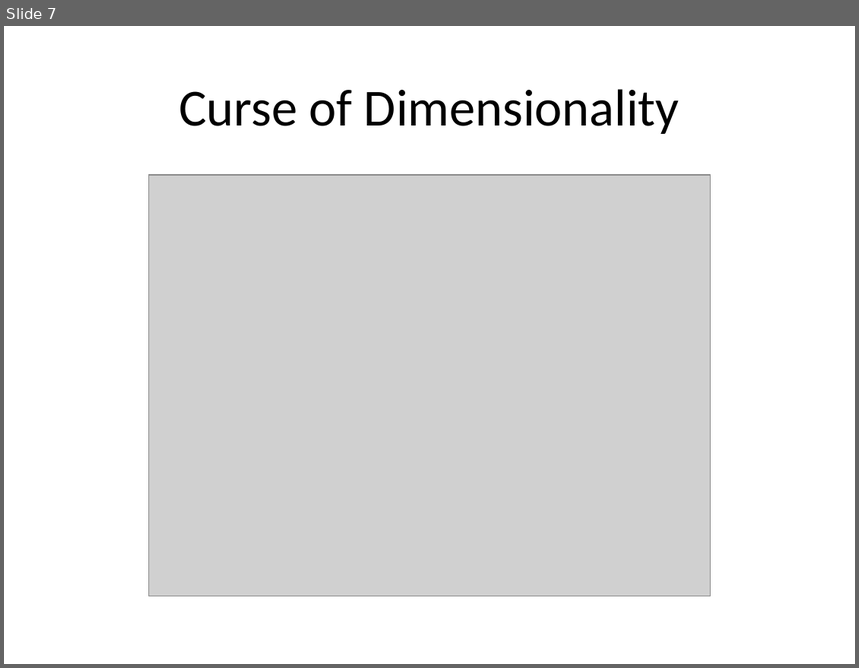
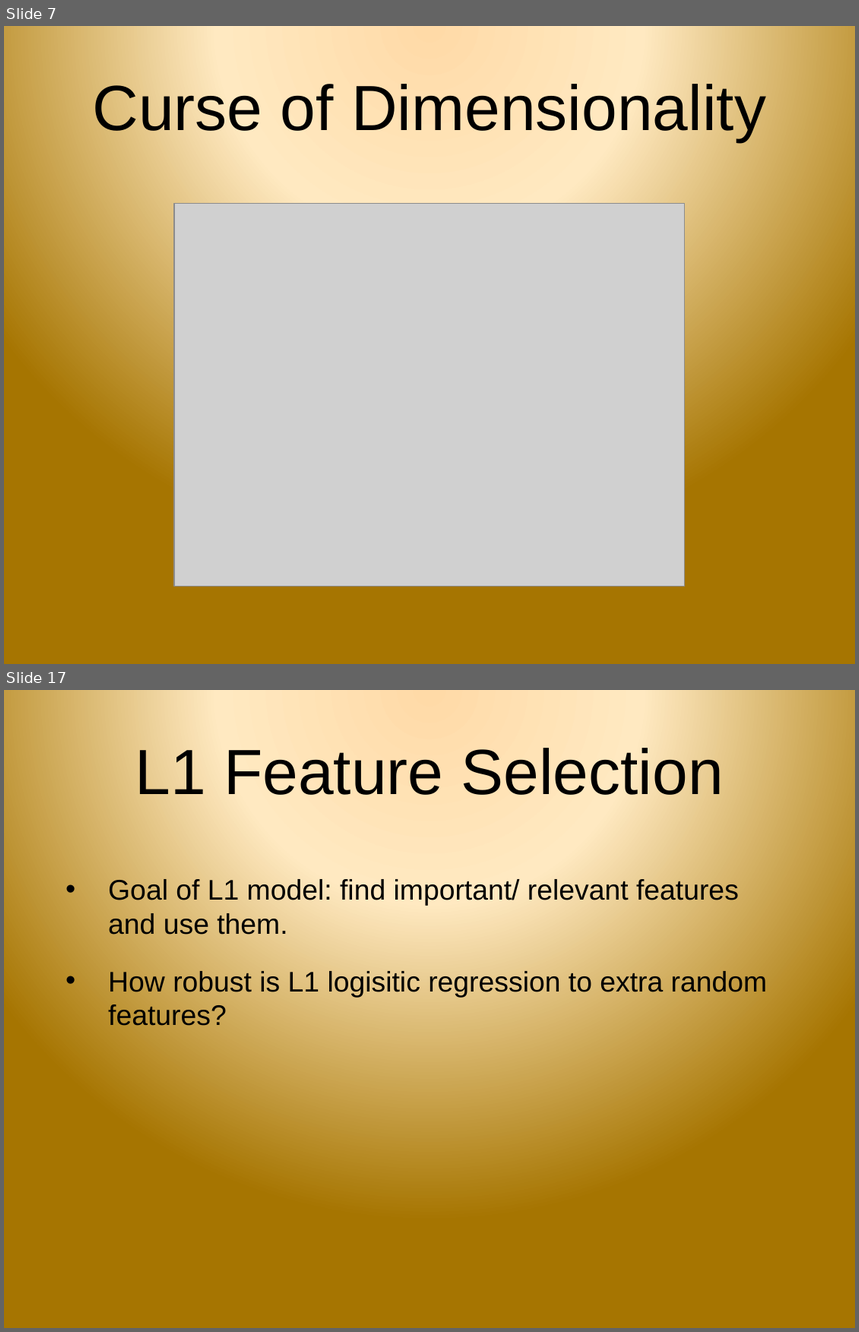
Before and after one commit to samanz/High-Dimensional-Classification, a slide deck: progressReport.pptx. Shown one above the other, each under a label of ours: slide 7 before the commit, slides 7 and 17 after it; the slides between them are not shown. The pictures are 859x668 and 859x1332 pixels, drawn with LibreOffice and Linux fonts; fonts in the diff are those of the drawing; grey boxes stand for pictures; background and template pictures are left out. Boxes give left, top, right and bottom in pixels: in the first picture for what was removed or moved away, otherwise in the second. Text is boxed around its words. In the diff, an @@ line names an element or a change of style, - is before the commit and + after.

```diff
--- a/progressReport.pptx
+++ b/progressReport.pptx
@@ slide 17 added at [4,690,855,1328], background picture (left out) @@
@@ title added at [135,748,724,806], 54 pt, text #000000 @@
+L1 Feature Selection
@@ text added at [108,879,768,1026], 24 pt, text #000000 @@
+• Goal of L1 model: find important/ relevant features and use them.
+• How robust is L1 logisitic regression to extra random features?
@@ slide 7 changed as well @@
@@ background #FFFFFF to picture (left out) @@
@@ title "Curse of Dimensionality": place and size @@
-title "Curse of Dimensionality" at [179,89,680,134]
+title "Curse of Dimensionality" at [92,79,766,142]
@@ title "Curse of Dimensionality" at [92,79,766,142]: size 44 to 54 pt, font Calibri to Arial @@
@@ picture: place and size @@
-picture at [148,175,711,596]
+picture at [174,203,685,586]
```
Also in this commit, not shown: 6 other slides changed, 13 other slides added, 7 slides removed.
